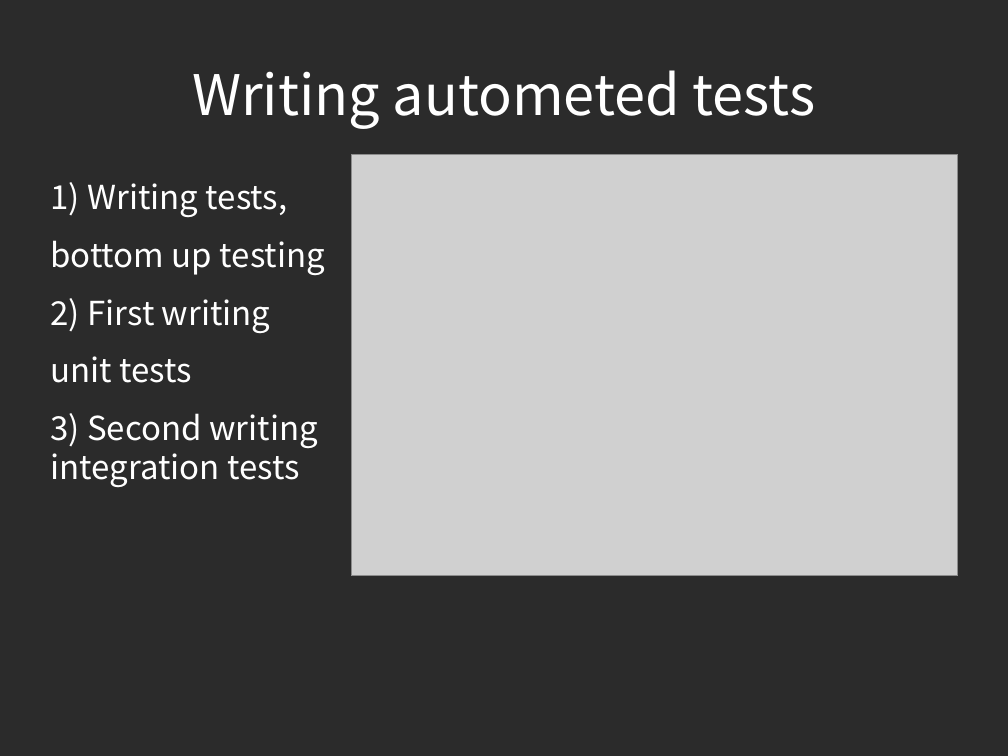
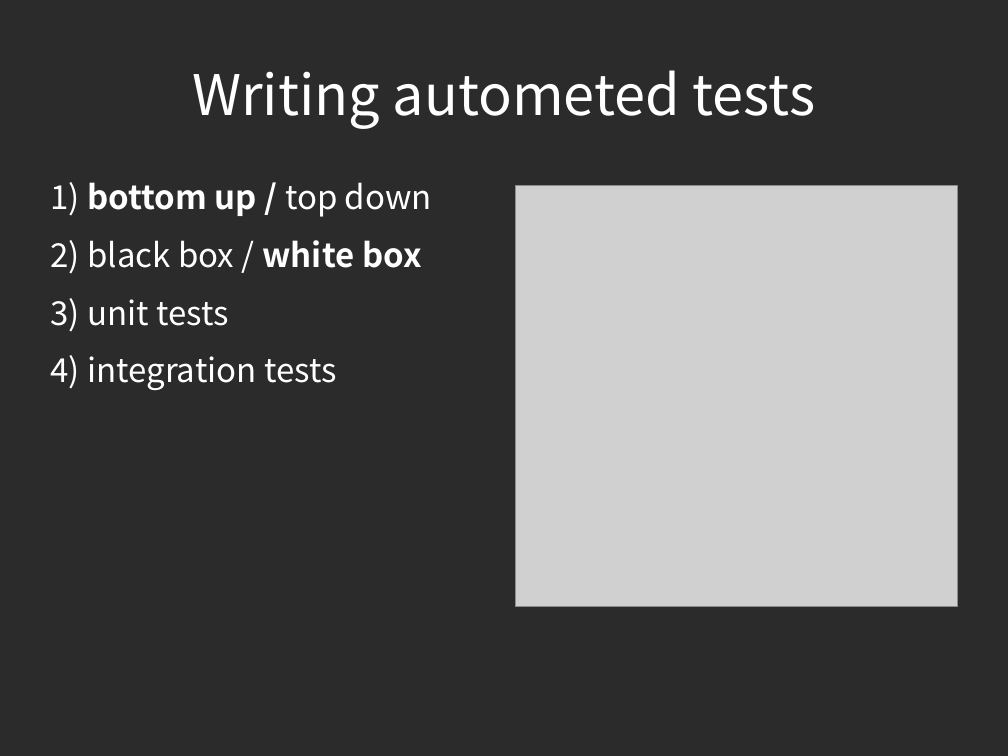
Before and after one commit to piotrek24061988/AutomaticTesting, a slide deck: slide 11 of module1/doc/AutomatedTesting.odp. Drawn at 1008x756 pixels with LibreOffice and Linux fonts; fonts in the diff are those of the drawing; grey boxes stand for pictures; background and template pictures are left out; a plain dark background stands for a picture behind light text. Boxes give left, top, right and bottom in pixels: in the first picture for what was removed or moved away, otherwise in the second. Text is boxed around its words. In the diff, an @@ line names an element or a change of style, - is before the commit and + after.

Commit message:
presentation update

```diff
--- a/module1/doc/AutomatedTesting.odp
+++ b/module1/doc/AutomatedTesting.odp
@@ text at (50, 182, 432, 390): text changed @@
-1) Writing tests,
-bottom up testing
-2) First writing
-unit tests
-3) Second writing integration tests
+1) bottom up / top down
+2) black box / white box
+3) unit tests
+4) integration tests
@@ picture: place and size @@
-picture at (351, 155, 959, 576)
+picture at (515, 186, 958, 606)
```
Also in this commit, not shown: 3 other slides changed, 2 slides added.
